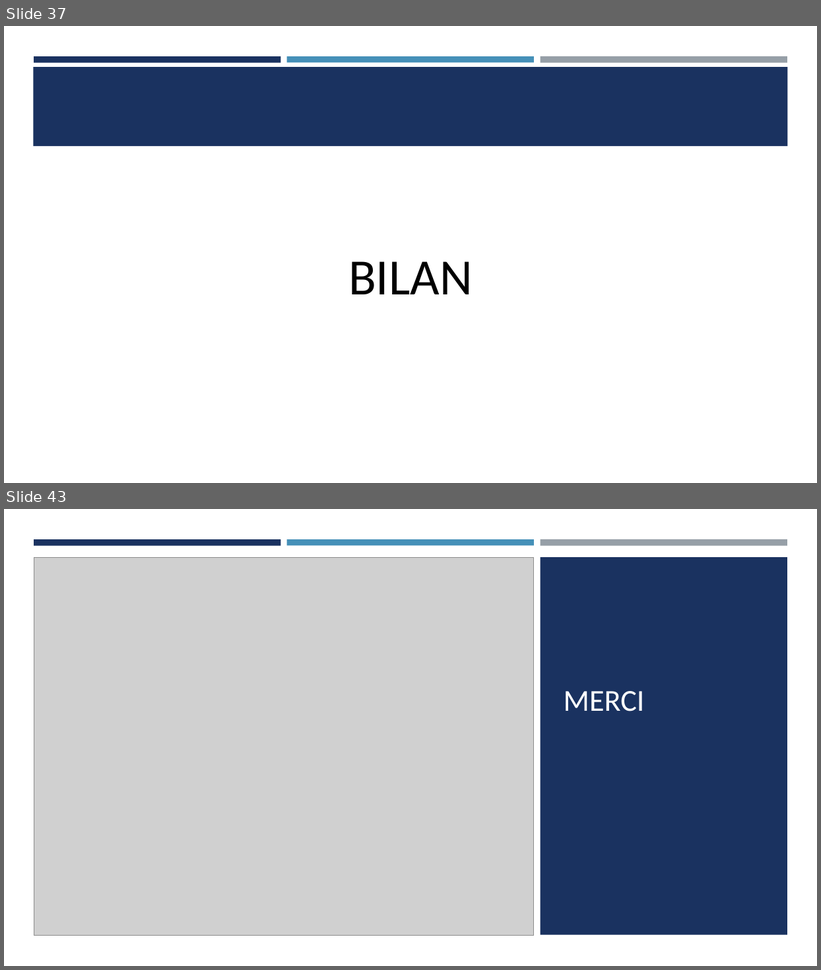
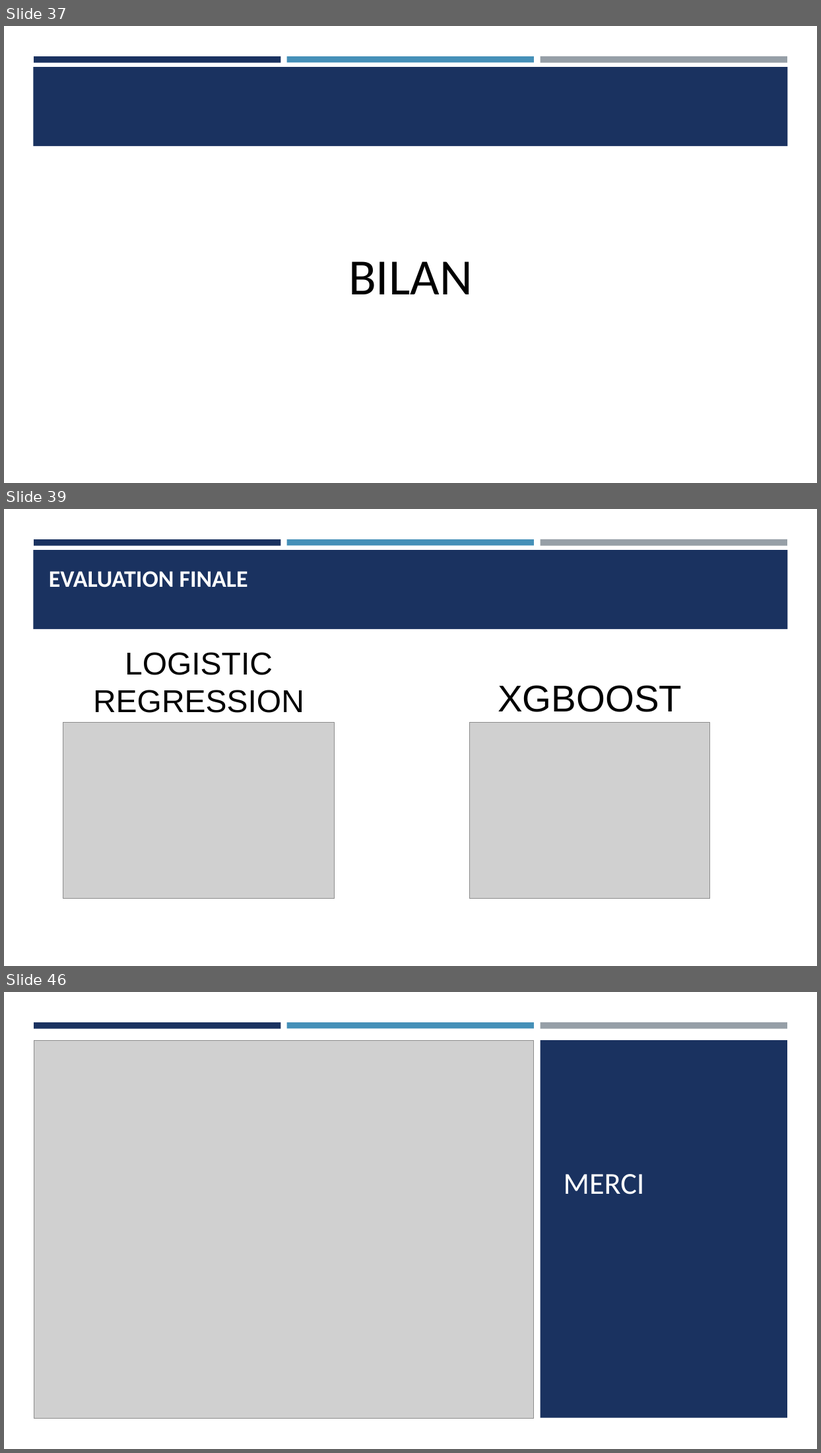
Before and after one commit to Ace4teaM/OCR-NovaTech, a slide deck: Presentation.pptx. Shown one above the other, each under a label of ours: slides 37 and 43 before the commit, slides 37, 39 and 46 after it; the slides between them are not shown. The pictures are 821x970 and 821x1453 pixels, drawn with LibreOffice and Linux fonts; fonts in the diff are those of the drawing; grey boxes stand for pictures. Boxes give left, top, right and bottom in pixels: in the first picture for what was removed or moved away, otherwise in the second. Text is boxed around its words. In the diff, an @@ line names an element or a change of style, - is before the commit and + after.

```diff
--- a/Presentation.pptx
+++ b/Presentation.pptx
@@ slide 39 added at (4, 509, 817, 966), background #FFFFFF; not listed: 4 template elements that a slide beside it also shows @@
@@ title added at (49, 571, 248, 588), 28 pt, text #FFFFFF, bold @@
+EVALUATION FINALE
@@ text added at (93, 652, 304, 713), 37.4 pt, text #000000 @@
+LOGISTIC REGRESSION
@@ text added at (498, 685, 682, 712), 44 pt, text #000000 @@
+XGBOOST
@@ picture added at (63, 722, 334, 900) @@
@@ picture added at (470, 722, 710, 900) @@
@@ what was slide 43 is now slide 46 @@
```
Also in this commit, not shown: 4 slides changed, 4 other slides added, 2 slides removed, 13 other files.
